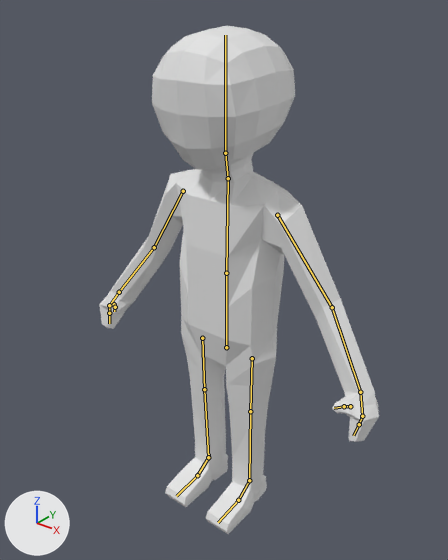
A saved change to the Blender file Game/Assets/Models/Human/base.blend.
The view is the same before and after, from a camera (50 mm lens) standing at (9.58, -12.09, 15.0) and looking at (0.1, -0.25, 7.66). Lighting does not change. The marker at lower left points along +X, +Y and +Z. The bones that bend it are drawn over the model as lines.
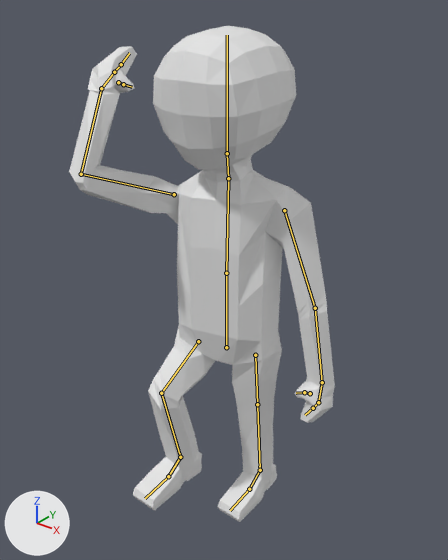
The newer file adds an action. The first version stands in its rest pose; the second is drawn at frame 16 of the action 'Attack_Sword01'.

What differs and where, as boxes [x1, y1, x2, y2] in the pictures (448 x 560 px):
'Cube', posed: before [99, 26, 379, 534]; after [69, 26, 335, 522]
bone 'Head', root to tip: before (225, 153) to (225, 35); after (227, 153) to (227, 35)
bone 'Upper Arm.L', root to tip: before (277, 215) to (332, 307); after (284, 210) to (315, 308)
bone 'Lower Arm.L', root to tip: before (332, 307) to (360, 392); after (315, 308) to (322, 382)
bone 'Hand.L', root to tip: before (360, 392) to (362, 416); after (322, 382) to (318, 402)
bone 'Upper Arm.R', root to tip: before (183, 191) to (154, 247); after (174, 194) to (81, 174)
bone 'Lower Arm.R', root to tip: before (154, 247) to (119, 292); after (81, 174) to (101, 88)
bone 'Hand.R', root to tip: before (119, 292) to (109, 305); after (101, 88) to (114, 72)

The change, as a list of edits to the scene's bpy script:
```text
Change bone_torso:
    where bone_torso = bpy.data.objects['Armature'].pose.bones['Torso']  # child of 'Root'
    bone_torso.rotation_quaternion: (1.0, 0.0, 0.0, 0.0) -> (0.991, 0.0, 0.131, 0.0)  # degrees (0, 0, 0) -> degrees (0, 15, 0)
Change bone_head:
    where bone_head = bpy.data.objects['Armature'].pose.bones['Head']  # child of 'Neck'
    bone_head.rotation_quaternion: (1.0, 0.0, 0.0, 0.0) -> (0.992, 0.0, -0.127, 0.0)  # degrees (0, 0, 0) -> degrees (0, -15, 0)
Change bone_upper_arm_l:
    where bone_upper_arm_l = bpy.data.objects['Armature'].pose.bones['Upper Arm.L']  # child of 'Chest'
    bone_upper_arm_l.rotation_quaternion: (1.0, 0.0, 0.0, 0.0) -> (0.99, -0.128, 0.012, -0.063)  # degrees (0, 0, 0) -> degrees (-15, 0, -7)
Change bone_lower_arm_l:
    where bone_lower_arm_l = bpy.data.objects['Armature'].pose.bones['Lower Arm.L']  # child of 'Upper Arm.L'
    bone_lower_arm_l.rotation_quaternion: (1.0, 0.0, 0.0, 0.0) -> (0.98, -0.154, 0.078, 0.102)  # degrees (0, 0, 0) -> degrees (-17, 11, 10)
Change bone_hand_l:
    where bone_hand_l = bpy.data.objects['Armature'].pose.bones['Hand.L']  # child of 'Lower Arm.L'
    bone_hand_l.rotation_quaternion: (1.0, 0.0, 0.0, 0.0) -> (0.999, 0.037, -0.005, -0.026)  # degrees (0, 0, 0) -> degrees (4, 0, -3)
Change bone_upper_arm_r:
    where bone_upper_arm_r = bpy.data.objects['Armature'].pose.bones['Upper Arm.R']  # child of 'Chest'
    bone_upper_arm_r.rotation_quaternion: (1.0, 0.0, 0.0, 0.0) -> (0.471, -0.197, 0.494, 0.704)  # degrees (0, 0, 0) -> degrees (50, 48, 136)
Change bone_lower_arm_r:
    where bone_lower_arm_r = bpy.data.objects['Armature'].pose.bones['Lower Arm.R']  # child of 'Upper Arm.R'
    bone_lower_arm_r.rotation_quaternion: (1.0, 0.0, 0.0, 0.0) -> (0.727, -0.073, 0.283, 0.621)  # degrees (0, 0, 0) -> degrees (16, 30, 85)
Change bone_hand_r:
    where bone_hand_r = bpy.data.objects['Armature'].pose.bones['Hand.R']  # child of 'Lower Arm.R'
    bone_hand_r.rotation_quaternion: (1.0, 0.0, 0.0, 0.0) -> (0.896, 0.015, -0.438, 0.075)  # degrees (0, 0, 0) -> degrees (-4, -52, 11)
Change bone_leg_control_l:
    where bone_leg_control_l = bpy.data.objects['Armature'].pose.bones['Leg Control.L']  # child of 'Root'
    bone_leg_control_l.location: (0.0, 0.0, 0.0) -> (0.0, -0.57, 0.0)
Change bone_leg_control_r:
    where bone_leg_control_r = bpy.data.objects['Armature'].pose.bones['Leg Control.R']  # child of 'Root'
    bone_leg_control_r.location: (0.0, 0.0, 0.0) -> (0.0, 1.34, 0.96)
```
